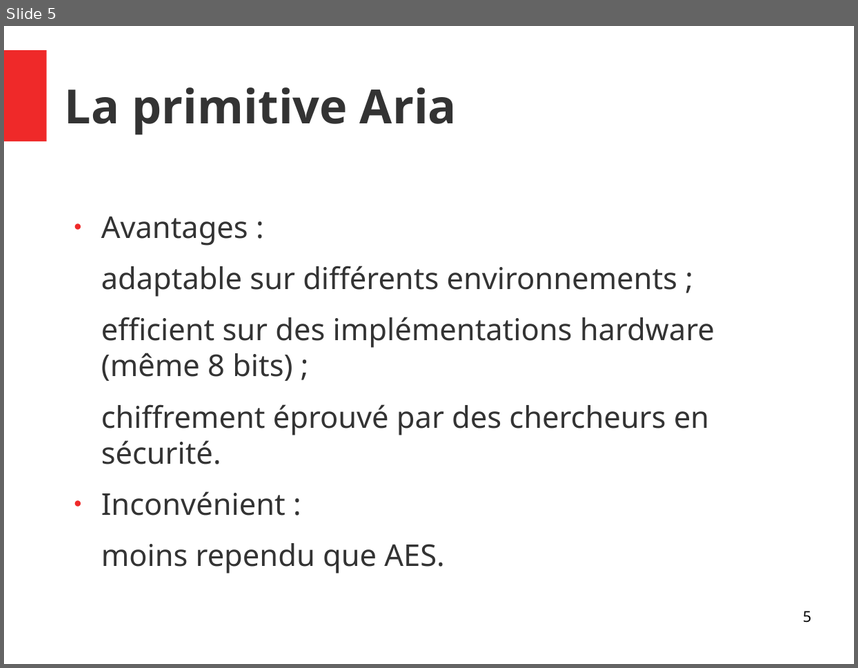
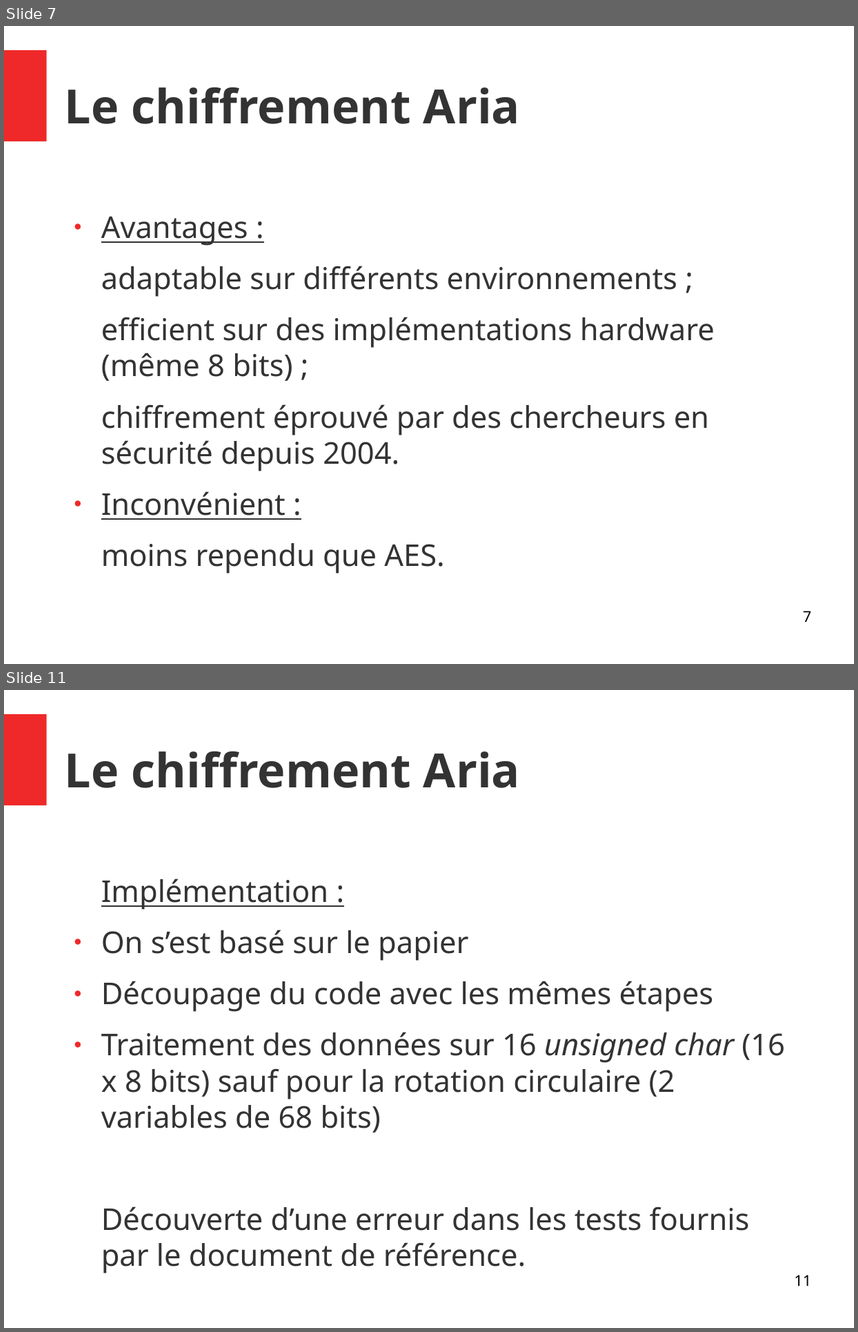
Before and after one commit to Allard-Chris/Aria, a slide deck: docs/[M2CSI]_ICP_Aria_Allard_Aulagnier.odp. Shown one above the other, each under a label of ours: slide 5 before the commit, slides 7 and 11 after it; the slides between them are not shown. The pictures are 858x668 and 858x1332 pixels, drawn with LibreOffice and Linux fonts; fonts in the diff are those of the drawing. Boxes give left, top, right and bottom in pixels: in the first picture for what was removed or moved away, otherwise in the second. Text is boxed around its words. In the diff, an @@ line names an element or a change of style, - is before the commit and + after.

```diff
--- a/docs/[M2CSI]_ICP_Aria_Allard_Aulagnier.odp
+++ b/docs/[M2CSI]_ICP_Aria_Allard_Aulagnier.odp
@@ slide 11 added at (4, 690, 854, 1328), background #FFFFFF; not listed: 1 template element that a slide beside it also shows @@
@@ title added at (65, 751, 520, 788), 44 pt, text #333333, bold @@
+Le chiffrement Aria
@@ text added at (101, 878, 785, 1273), 28 pt, text #333333 @@
+Implémentation :
+● On s’est basé sur le papier
+● Découpage du code avec les mêmes étapes
+● Traitement des données sur 16 unsigned char (16 x 8 bits) sauf pour la rotation circulaire (2 variables de 68 bits)
+Découverte d’une erreur dans les tests fournis par le document de référence.
@@ page number added at (794, 1274, 811, 1285), 14 pt, text #000000 @@
+11
@@ what was slide 5 is now slide 7 @@
@@ slide 7 changed as well @@
@@ title at (65, 87, 520, 124): text changed @@
-La primitive Aria
+Le chiffrement Aria
@@ text at (101, 216, 286, 519): underline on in "Avantages :", "Inconvénient :" @@
@@ text at (101, 404, 709, 471): text changed @@
-chiffrement éprouvé par des chercheurs en sécurité.
+chiffrement éprouvé par des chercheurs en sécurité depuis 2004.
@@ page number at (803, 610, 811, 621): text changed @@
-5
+7
```
Also in this commit, not shown: 6 other slides changed, 14 other slides added, 3 slides removed, 3 other files.
